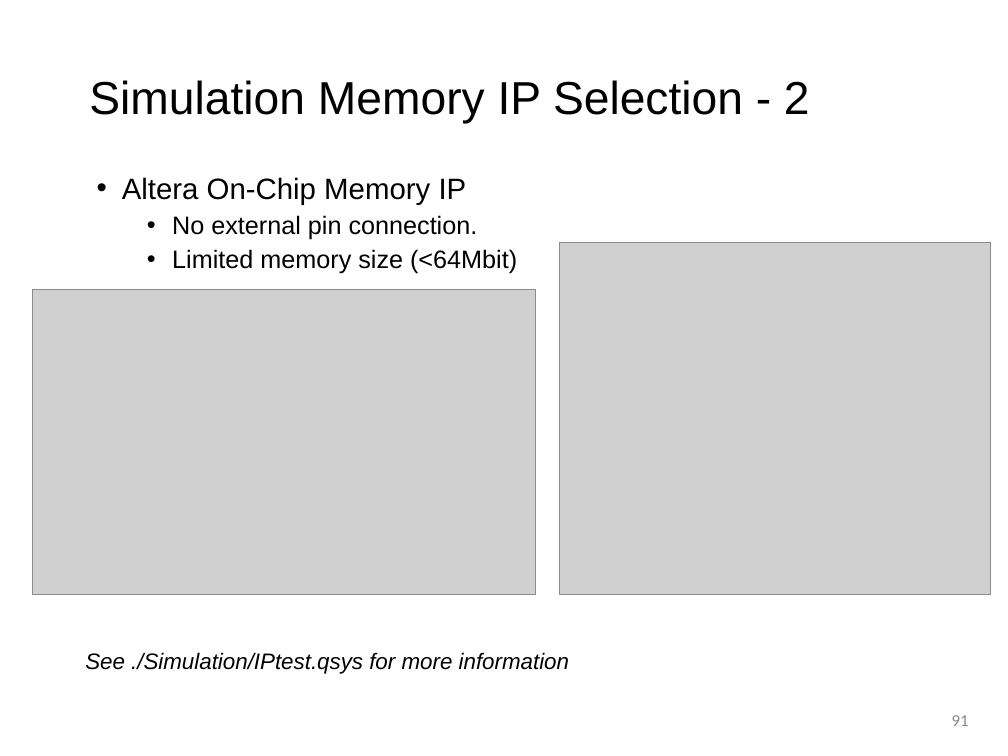
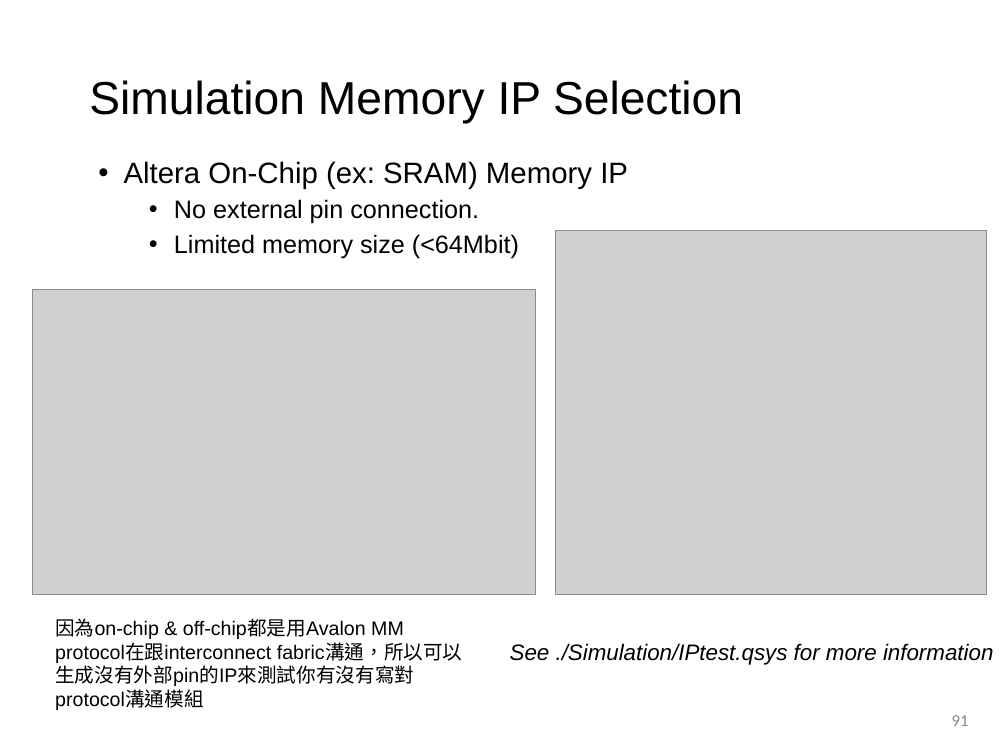
Before and after one commit to shihjimmy/riffa, a slide deck: slide 91 of RIFFA_tutorial_2025.pptx. Drawn at 1008x756 pixels with LibreOffice and Linux fonts; fonts in the diff are those of the drawing; grey boxes stand for pictures; background and template pictures are left out. Boxes give left, top, right and bottom in pixels: in the first picture for what was removed or moved away, otherwise in the second. Text is boxed around its words. In the diff, an @@ line names an element or a change of style, - is before the commit and + after.

```diff
--- a/RIFFA_tutorial_2025.pptx
+++ b/RIFFA_tutorial_2025.pptx
@@ text at bbox=[89, 80, 743, 124]: text changed @@
-Simulation Memory IP Selection - 2
+Simulation Memory IP Selection
@@ text "Altera On-Chip (ex: SRAM) Memory ...": place and size @@
-text "Altera On-Chip (ex: SRAM) Memory ..." at bbox=[122, 177, 517, 274]
+text "Altera On-Chip (ex: SRAM) Memory ..." at bbox=[124, 161, 628, 258]
@@ text at bbox=[124, 161, 628, 189]: text changed @@
-• Altera On-Chip Memory IP
+• Altera On-Chip (ex: SRAM) Memory IP
@@ picture: place and size @@
-picture at bbox=[560, 243, 991, 595]
+picture at bbox=[555, 230, 986, 595]
@@ text added at bbox=[55, 618, 463, 686], 14 pt, text #000000 @@
+因為on-chip & off-chip都是用Avalon MM protocol在跟interconnect fabric溝通，所以可以生成沒有外部pin的IP來測試你有沒有寫對protocol溝通模組
@@ text "See ./Simulation/IPtest.qsys for more information": place and size @@
-text "See ./Simulation/IPtest.qsys for more information" at bbox=[85, 652, 569, 674]
+text "See ./Simulation/IPtest.qsys for more information" at bbox=[510, 643, 993, 665]
```
Also in this commit, not shown: 40 other slides changed, 1 slide added, 2 slides removed.
